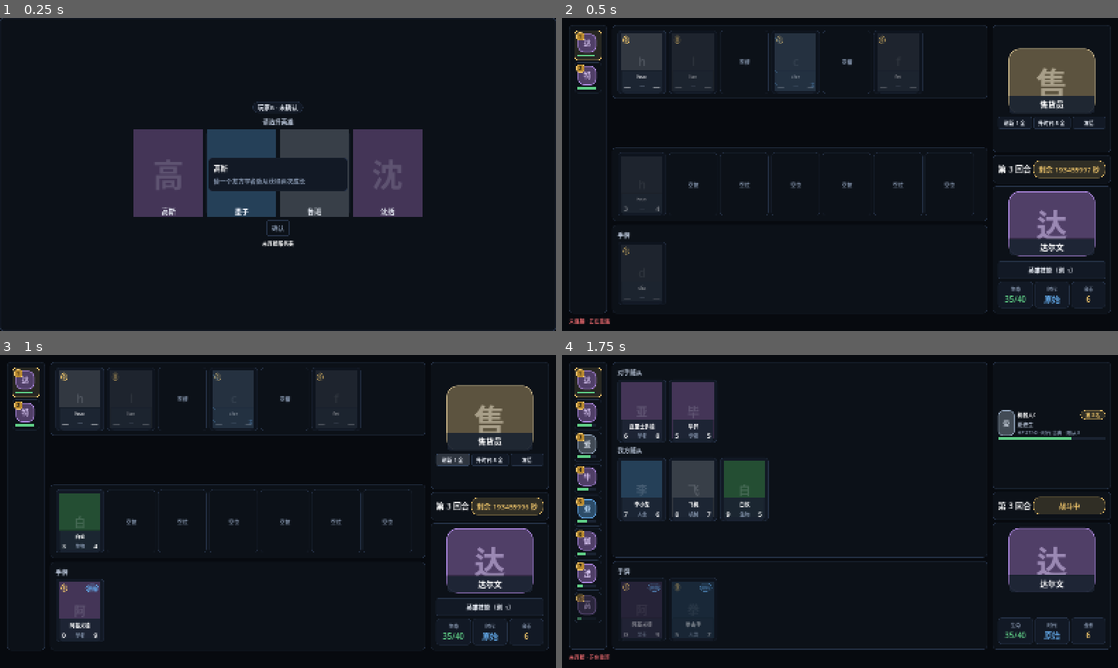
Above: before the commit, frames 1-4 (two rows, left to right).
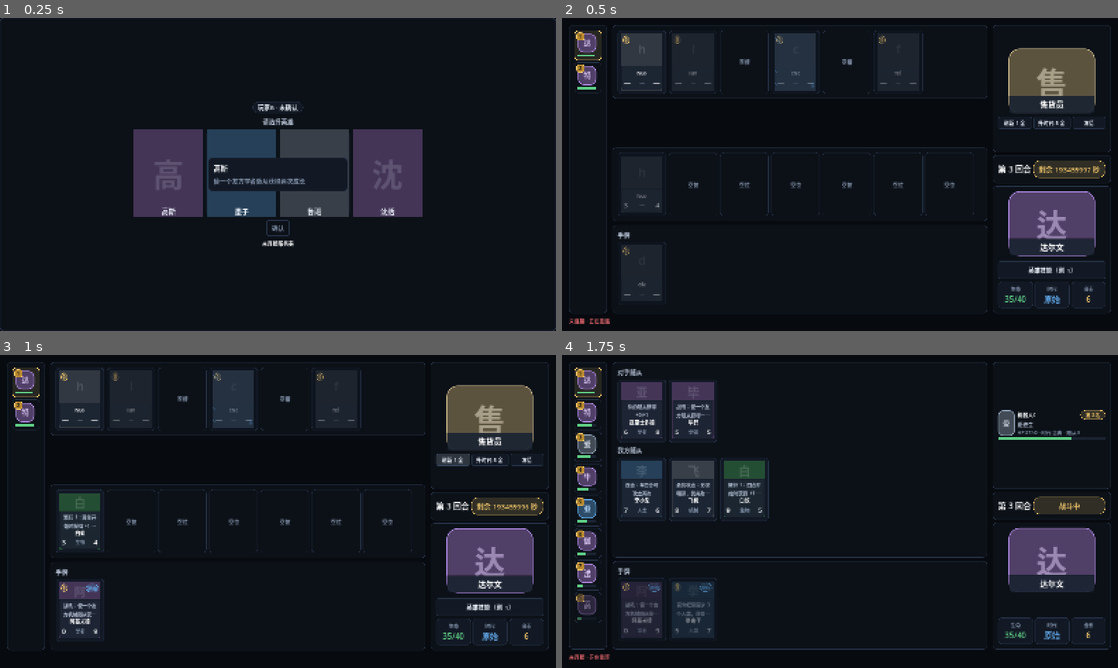
Above: after the commit, the same moments.

Repository: gaoddy/civilization
Game: Godot game, scene res://tests/ui_smoke.tscn
The game is run twice, just before and just after one commit, with the same random seed, the same clock (stepped at 60 frames per second) and the same inputs. This scene is started directly instead of the project's main scene.
Inputs:
- Up to frame 1 (0.25 s): no input
- Up to frame 2 (0.5 s): no input
- Up to frame 3 (1 s): click "刷新 1 金" at 0.5 s
- Up to frame 4 (1.75 s): click "升时代 5 金" at 1.25 s

Frame 1 is identical in both runs. In frame 2, 0.3% of the frame differs, in the area x 10-64%, y 8-90%; in frame 3, 1.4%; in frame 4, 3.2%, in the area x 10-37%, y 10-90%.

Commit message:
feat(client): 卡面显示介绍并固定信息区基线
卡面底部信息区改为介绍（最多两行，超长省略）、名称与数值三行，
无介绍时退回紧凑高度；名称与数值始终贴底，各位置基线一致。

Co-Authored-By: Claude Code <noreply@anthropic.com>

Diff:
--- a/client/scenes/game_card_face.gd
+++ b/client/scenes/game_card_face.gd
@@ -10,9 +10,9 @@
 const FREEZE_CRYSTAL_ALPHA := 0.55
 const FREEZE_CRYSTAL_LINES := 10
 
-## 统一卡面：封面铺满整卡，左上费用、右上时代，底部信息区依次为居中名称与
-## 「攻击 · 类型 · 生命」。`cost_text`/`era_text` 为空时不渲染角标；`frozen`
-## 为真时盖整卡蒙层、叠冰晶并保留右下「冻」字。
+## 统一卡面：封面铺满整卡，左上费用、右上时代，底部信息区依次为介绍（最多
+## 两行）、居中名称与「攻击 · 类型 · 生命」。`cost_text`/`era_text` 为空时
+## 不渲染角标；`frozen` 为真时盖整卡蒙层、叠冰晶并保留右下「冻」字。
 ## 所有子节点忽略鼠标，点击与悬停由外层卡片决定。
 static func face(
     card_id: String,
@@ -25,6 +25,10 @@
     frozen := false,
 ) -> Control:
     var entry := CardDB.card(card_id)
+    var desc_text := CardDB.display_text(card_id)
+    var info_height := UITheme.metric(
+        "card-info-height" if desc_text != "" else "card-info-compact-height"
+    )
     var face_node := Control.new()
     face_node.name = "CardFace"
     face_node.mouse_filter = Control.MOUSE_FILTER_IGNORE
@@ -41,6 +45,7 @@
     var watermark := UI.label(initial(card_id), UITheme.font_size("font-hero"), false)
     watermark.name = "CoverMark"
     watermark.set_anchors_preset(Control.PRESET_FULL_RECT)
+    watermark.offset_bottom = -info_height
     watermark.horizontal_alignment = HORIZONTAL_ALIGNMENT_CENTER
     watermark.vertical_alignment = VERTICAL_ALIGNMENT_CENTER
     watermark.add_theme_color_override("font_color", UITheme.alpha("color-text", 0.16))
@@ -61,12 +66,33 @@
     info.name = "CardInfo"
     info.mouse_filter = Control.MOUSE_FILTER_IGNORE
     info.set_anchors_preset(Control.PRESET_BOTTOM_WIDE)
-    info.offset_top = -UITheme.metric("card-info-height")
+    info.offset_top = -info_height
     info.offset_bottom = 0
     var info_box := VBoxContainer.new()
+    info_box.name = "CardInfoBox"
     info_box.mouse_filter = Control.MOUSE_FILTER_IGNORE
     info_box.add_theme_constant_override("separation", UITheme.space("space-2xs"))
+    info_box.alignment = BoxContainer.ALIGNMENT_END
     info.add_child(info_box)
+
+    if desc_text != "":
+        # 固定高度的承载框隔离 Label 最小尺寸，保证信息区不被长介绍顶高；
+        # 介绍最多两行，超长省略。
+        var desc_box := Control.new()
+        desc_box.name = "CardDescBox"
+        desc_box.mouse_filter = Control.MOUSE_FILTER_IGNORE
+        desc_box.size_flags_vertical = Control.SIZE_EXPAND_FILL
+        var desc_label := UI.label(desc_text, UITheme.font_size("font-caption"))
+        desc_label.name = "CardDesc"
+        desc_label.set_anchors_preset(Control.PRESET_FULL_RECT)
+        desc_label.horizontal_alignment = HORIZONTAL_ALIGNMENT_CENTER
+        desc_label.vertical_alignment = VERTICAL_ALIGNMENT_CENTER
+        desc_label.max_lines_visible = 2
+        desc_label.text_overrun_behavior = TextServer.OVERRUN_TRIM_ELLIPSIS
+        desc_label.add_theme_color_override("font_color", UITheme.color("color-text-dim"))
+        desc_label.mouse_filter = Control.MOUSE_FILTER_IGNORE
+        desc_box.add_child(desc_label)
+        info_box.add_child(desc_box)
 
     var name_label := UI.label(CardDB.display_name(card_id), UITheme.font_size("font-body-sm"), false)
     name_label.name = "CardName"
@@ -77,6 +103,7 @@
     info_box.add_child(name_label)
 
     var stats_row := HBoxContainer.new()
+    stats_row.name = "CardStats"
     stats_row.mouse_filter = Control.MOUSE_FILTER_IGNORE
     stats_row.add_theme_constant_override("separation", UITheme.space("space-2xs"))
     info_box.add_child(stats_row)
@@ -146,7 +173,7 @@
         row.add_child(era)
 
 
-## 窄卡角标：比胶囊更紧凑，避免两角标在 108 宽的商店卡上相撞。
+## 窄卡角标：比胶囊更紧凑，避免两角标在 112 宽的商店卡上相撞。
 static func _corner_badge(text: String, variant: String) -> Label:
     var badge := UI.pill_label(text, variant, "font-caption")
     var style := UITheme.pill_style(variant)
--- a/client/tests/ui_smoke.gd
+++ b/client/tests/ui_smoke.gd
@@ -466,6 +466,31 @@
         board_scroll != null and is_equal_approx(board_scroll.custom_minimum_size.y, 146.0),
         "棋盘滚动高度应为 card-height"
     )
+    var card_intro_cases := [
+        {"node": "ShopSlot0", "card_id": "aristotle"},
+        {"node": "BoardMinion0", "card_id": "bruce-lee"},
+        {"node": "HandCard0", "card_id": "archimedes"},
+    ]
+    for intro_case in card_intro_cases:
+        var intro_card: Control = instance.find_child(str(intro_case["node"]), true, false)
+        _expect(intro_card != null, "布局中缺少 %s" % str(intro_case["node"]))
+        if intro_card == null:
+            continue
+        var intro_desc: Label = intro_card.find_child("CardDesc", true, false)
+        var intro_name: Label = intro_card.find_child("CardName", true, false)
+        _expect(
+            intro_desc != null and intro_desc.is_visible_in_tree(),
+            "%s 应显示卡面介绍" % str(intro_case["node"]),
+        )
+        _expect(
+            intro_desc != null and str(intro_desc.text) == CardDB.display_text(str(intro_case["card_id"])),
+            "%s 的介绍应为卡表技能" % str(intro_case["node"]),
+        )
+        if intro_desc != null and intro_name != null:
+            _expect(
+                intro_desc.get_global_rect().end.y <= intro_name.get_global_rect().position.y + 1.0,
+                "%s 的介绍应在名称上方" % str(intro_case["node"]),
+            )
     var hand_scroll = instance.find_child("HandScroll", true, false)
     _expect(
         hand_scroll != null and is_equal_approx(hand_scroll.custom_minimum_size.y, 154.0),
--- a/client/tests/ui_smoke_cards.gd
+++ b/client/tests/ui_smoke_cards.gd
@@ -7,17 +7,25 @@
     view["self"]["shop"] = [
         {"index": 0, "cardId": "aolinpike-jidian", "frozen": false},
         {"index": 1, "cardId": "agi", "frozen": true},
-        {"index": 2, "cardId": "adam-smith", "frozen": false},
+        {"index": 2, "cardId": "tufu", "frozen": false},
+        {"index": 3, "cardId": "qishi", "frozen": false},
+        {"index": 4, "cardId": "adam-smith", "frozen": false},
+        {"index": 5, "cardId": "baiyi", "frozen": false},
     ]
     view["self"]["board"] = []
     view["self"]["affordances"]["shopSlots"] = [
         {"index": 0, "buyable": true, "disabledReason": null},
         {"index": 1, "buyable": false, "disabledReason": "NOT_ENOUGH_GOLD"},
         {"index": 2, "buyable": true, "disabledReason": null},
+        {"index": 3, "buyable": true, "disabledReason": null},
+        {"index": 4, "buyable": true, "disabledReason": null},
+        {"index": 5, "buyable": true, "disabledReason": null},
     ]
 
     var recruit := GameRecruitView.new()
     add_child(recruit)
+    # 独立挂载时没有外层三栏，给足宽度让 6 个商店槽保持同一行。
+    recruit.size = Vector2(900, 700)
     var state := GameUiState.new()
     state.view = view
     state.self_state = view["self"]
@@ -126,13 +134,89 @@
         _expect(not old_badge, "冻结卡不应再用 text 为「冻」的 CardBadge")
 
     # 随从卡费用固定为 3：商店里已渲染的随从卡也要显示费用角标。
-    var minion_card := recruit.find_child("ShopSlot2", true, false)
-    _expect(minion_card != null, "商店应存在 ShopSlot2")
+    var minion_card := recruit.find_child("ShopSlot4", true, false)
+    _expect(minion_card != null, "商店应存在 ShopSlot4")
     if minion_card != null:
         var minion_cost := minion_card.find_child("CostBadge", true, false)
         _expect(minion_cost != null, "随从卡应有 CostBadge")
         if minion_cost != null:
             _expect(str(minion_cost.text) == "3", "随从卡费用角标应为 3，实际：%s" % str(minion_cost.text))
 
+    # 卡面介绍：位于名称上方，最多两行；无介绍时信息区退回紧凑高度。
+    var intro_cases := [
+        {"slot": 0, "card_id": "aolinpike-jidian"},
+        {"slot": 4, "card_id": "adam-smith"},
+        {"slot": 3, "card_id": "qishi"},
+        {"slot": 5, "card_id": "baiyi"},
+    ]
+    for case in intro_cases:
+        var card: Control = recruit.find_child("ShopSlot%d" % int(case["slot"]), true, false)
+        var card_id := str(case["card_id"])
+        _expect(card != null, "商店应存在 %s" % card_id)
+        if card == null:
+            continue
+        var desc: Label = card.find_child("CardDesc", true, false)
+        var name_label: Label = card.find_child("CardName", true, false)
+        var info: Control = card.find_child("CardInfo", true, false)
+        var stats: Control = card.find_child("CardStats", true, false)
+        _expect(desc != null and desc.is_visible_in_tree(), "%s 应显示 CardDesc" % card_id)
+        _expect(
+            desc != null and str(desc.text) == CardDB.display_text(card_id),
+            "%s 的介绍文本应为卡表技能" % card_id,
+        )
+        if desc != null:
+            _expect(
+                desc.autowrap_mode == TextServer.AUTOWRAP_WORD_SMART,
+                "%s 的介绍应自动换行" % card_id,
+            )
+            _expect(desc.max_lines_visible == 2, "%s 的介绍最多两行" % card_id)
+            _expect(
+                desc.text_overrun_behavior == TextServer.OVERRUN_TRIM_ELLIPSIS,
+                "%s 的介绍超长应省略" % card_id,
+            )
+            _expect(desc.get_visible_line_count() <= 2, "%s 的介绍不应超过两行" % card_id)
+        if desc != null and name_label != null and info != null and stats != null:
+            var desc_rect: Rect2 = desc.get_global_rect()
+            var name_rect: Rect2 = name_label.get_global_rect()
+            var info_rect: Rect2 = info.get_global_rect()
+            var stats_rect: Rect2 = stats.get_global_rect()
+            _expect(desc_rect.end.y <= name_rect.position.y + 1.0, "%s 介绍应在名称上方" % card_id)
+            _expect(info_rect.encloses(desc_rect), "%s 的信息区应包住介绍" % card_id)
+            _expect(
+                info_rect.encloses(name_rect) and info_rect.encloses(stats_rect),
+                "%s 的信息区应包住名称与数值" % card_id,
+            )
+
+    # 无介绍的随从（tufu）退回两行信息区，名称与数值仍与其他卡对齐。
+    var plain_card: Control = recruit.find_child("ShopSlot2", true, false)
+    _expect(plain_card != null, "商店应存在 ShopSlot2")
+    if plain_card != null:
+        var plain_desc: Label = plain_card.find_child("CardDesc", true, false)
+        _expect(
+            plain_desc == null or not plain_desc.is_visible_in_tree(),
+            "无介绍卡不应显示 CardDesc",
+        )
+        var plain_info: Control = plain_card.find_child("CardInfo", true, false)
+        _expect(
+            plain_info != null and absf(plain_info.size.y - 56.0) <= 1.0,
+            "无介绍卡信息区高度应为 56，实际 %s" % (plain_info.size.y if plain_info != null else -1.0),
+        )
+        var qishi_card: Control = recruit.find_child("ShopSlot3", true, false)
+        if qishi_card != null:
+            var qishi_name: Label = qishi_card.find_child("CardName", true, false)
+            var plain_name: Label = plain_card.find_child("CardName", true, false)
+            var qishi_attack: Label = qishi_card.find_child("CardAttack", true, false)
+            var plain_attack: Label = plain_card.find_child("CardAttack", true, false)
+            _expect(
+                qishi_name != null and plain_name != null
+                and absf(qishi_name.get_global_rect().position.y - plain_name.get_global_rect().position.y) <= 1.0,
+                "一行介绍与无介绍的名称基线应一致",
+            )
+            _expect(
+                qishi_attack != null and plain_attack != null
+                and absf(qishi_attack.get_global_rect().position.y - plain_attack.get_global_rect().position.y) <= 1.0,
+                "一行介绍与无介绍的数值基线应一致",
+            )
+
     recruit.queue_free()
     _finish()
--- a/client/ui/theme.gd
+++ b/client/ui/theme.gd
@@ -122,7 +122,8 @@
 	"portrait-height": 150,
 	"card-width": 112,
 	"card-height": 146,
-	"card-info-height": 46,
+	"card-info-height": 90,
+	"card-info-compact-height": 56,
 	"detail-panel-width": 200,
 	"report-width": 236,
 	"avatar-rail": 44,
